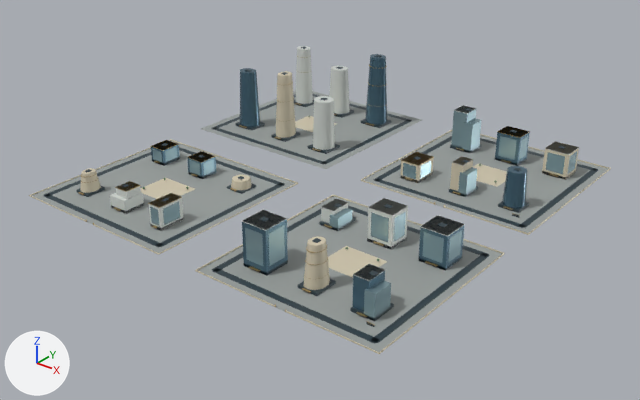
What one commit did to the glTF model web/public/assets/3d/ampliworld/GC-CITY-2030/GC-TILE-04-13.glb.
One viewpoint serves both versions: a 50 mm lens placed at (-5088.0, 832.0, 681.0), pointed at (-5986.0, 1955.0, -15.0). Arrows for +X, +Y and +Z are at lower left; the lights stay in place. The older version comes first. Where no turn or scale is listed for an object, it has been applied to the vertices. Vertices at exactly the same position are counted once.

Objects in the first picture: 'GC-TILE-04-13-blue', 'GC-TILE-04-13-dark', 'GC-TILE-04-13-glass', 'GC-TILE-04-13-gold', 'GC-TILE-04-13-ivory', 'GC-TILE-04-13-paving', 'GC-TILE-04-13-white'.
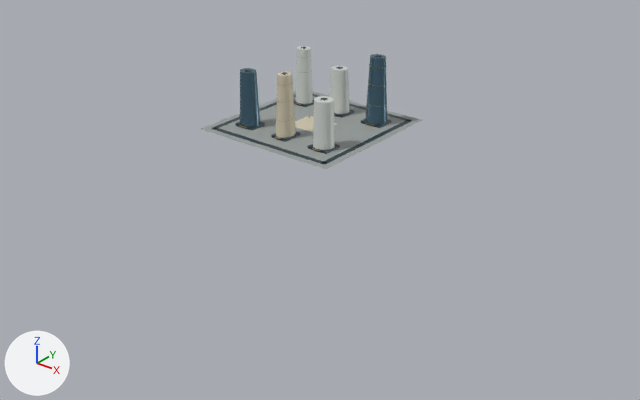
Location of each change, (x1, y1, x2, y2) in pixels of the pictures (640 x 400 px):
'GC-TILE-04-13-paving', reshaped (62% narrower, 70% shorter)
    before: (31, 91, 608, 352)
    after: (201, 91, 422, 169)
'GC-TILE-04-13-dark', reshaped (64% narrower, 60% shorter)
    before: (44, 47, 599, 344)
    after: (212, 47, 412, 164)
'GC-TILE-04-13-ivory', reshaped (89% narrower, 76% shorter)
    before: (29, 71, 611, 354)
    after: (276, 71, 337, 138)
'GC-TILE-04-13-glass', deleted
    before: (150, 105, 577, 322)
'GC-TILE-04-13-blue', reshaped (61% narrower, 71% shorter)
    before: (151, 54, 530, 311)
    after: (240, 54, 387, 127)
'GC-TILE-04-13-white', reshaped (88% narrower, 56% shorter)
    before: (110, 46, 578, 281)
    after: (295, 46, 350, 150)
'GC-TILE-04-13-gold', reshaped (69% narrower, 64% shorter)
    before: (78, 56, 558, 325)
    after: (239, 56, 387, 151)
part 1 of me_mesh_0, deleted
    before: (363, 131, 608, 233)
part 2 of me_mesh_0, deleted
    before: (31, 141, 296, 253)
part 3 of me_mesh_0, deleted
    before: (198, 196, 502, 352)
part 4 of me_mesh_1, deleted
    before: (44, 108, 599, 344)
part 5 of me_mesh_2, deleted
    before: (29, 130, 611, 354)
part 6 of me_mesh_5, deleted
    before: (110, 105, 578, 281)
part 7 of me_mesh_6, deleted
    before: (78, 126, 558, 325)
part 8 of me_mesh_7, deleted
    before: (151, 126, 530, 311)

The change, as a diff of the scene's bpy script:
```diff
--- a/web/public/assets/3d/ampliworld/GC-CITY-2030/GC-TILE-04-13.glb.py
+++ b/web/public/assets/3d/ampliworld/GC-CITY-2030/GC-TILE-04-13.glb.py
@@ me_mesh_0 @@
 # used by ob_gc_tile_04_13_paving; location = (0.0, 0.0, 0.0)
-me_mesh_0.from_pydata(...)  # 32 vertices, 48 faces; spans x -6379.0..-5621.0, y 1621.0..2379.0, z 0.0
+me_mesh_0.from_pydata(...)  # 8 vertices, 12 faces; spans x -6379.0..-6041.0, y 2041.0..2379.0, z 0.0
+# me_mesh_0 part 1: the loose piece of 8 vertices spanning x -5959.0..-5621.0, y 2041.0..2379.0, z 0.0 is deleted
+# me_mesh_0 part 2: the loose piece of 8 vertices spanning x -6379.0..-6041.0, y 1621.0..1959.0, z 0.0 is deleted
+# me_mesh_0 part 3: the loose piece of 8 vertices spanning x -5959.0..-5621.0, y 1621.0..1959.0, z 0.0 is deleted
 me_mesh_0.materials.append(mat_paving)
@@ me_mesh_1 @@
 # used by ob_gc_tile_04_13_dark; location = (0.0, 0.0, 0.0)
-me_mesh_1.from_pydata(...)  # 528 vertices, 792 faces; spans x -6364.0..-5636.0, y 1636.0..2364.0, z 0.0..148.0
+me_mesh_1.from_pydata(...)  # 128 vertices, 192 faces; spans x -6364.0..-6056.0, y 2056.0..2364.0, z 0.0..148.0
+# me_mesh_1 part 4: 50 loose pieces with 400 vertices, spanning x -6364.0..-5636.0, y 1636.0..2364.0, z 0.0..80.0, are deleted
 me_mesh_1.materials.append(mat_dark)
@@ me_mesh_2 @@
 # used by ob_gc_tile_04_13_ivory; location = (0.0, 0.0, 0.0)
-me_mesh_2.from_pydata(...)  # 264 vertices, 424 faces; spans x -6380.0..-5620.0, y 1620.0..2380.0, z 0.0..134.0
+me_mesh_2.from_pydata(...)  # 30 vertices, 52 faces; spans x -6250.0..-6170.0, y 2099.0..2246.0, z 0.0..134.0
+# me_mesh_2 part 5: 24 loose pieces with 234 vertices, spanning x -6380.0..-5620.0, y 1620.0..2380.0, z 0.0..75.0, are deleted
 me_mesh_2.materials.append(mat_ivory)
@@ me_mesh_5 @@
 # used by ob_gc_tile_04_13_white; location = (0.0, 0.0, 0.0)
-me_mesh_5.from_pydata(...)  # 170 vertices, 276 faces; spans x -6330.0..-5665.0, y 1677.0..2325.0, z 0.0..129.0
+me_mesh_5.from_pydata(...)  # 66 vertices, 120 faces; spans x -6330.0..-6088.0, y 2100.0..2323.0, z 5.0..129.0
+# me_mesh_5 part 6: 13 loose pieces with 104 vertices, spanning x -6228.0..-5665.0, y 1677.0..2325.0, z 0.0..79.0, are deleted
 me_mesh_5.materials.append(mat_white)
@@ me_mesh_6 @@
 # used by ob_gc_tile_04_13_gold; location = (0.0, 0.0, 0.0)
-me_mesh_6.from_pydata(...)  # 1108 vertices, 1872 faces; spans x -6331.0..-5661.0, y 1620.0..2322.0, z 0.0..127.0
+me_mesh_6.from_pydata(...)  # 444 vertices, 792 faces; spans x -6331.0..-6088.0, y 2095.0..2322.0, z 4.0..127.0
+# me_mesh_6 part 7: 62 loose pieces with 664 vertices, spanning x -6327.0..-5661.0, y 1620.0..2322.0, z 0.0..65.0, are deleted
 me_mesh_6.materials.append(mat_gold)
@@ me_mesh_7 @@
 # used by ob_gc_tile_04_13_blue; location = (0.0, 0.0, 0.0)
-me_mesh_7.from_pydata(...)  # 114 vertices, 192 faces; spans x -6333.0..-5666.0, y 1678.0..2324.0, z 0.0..147.0
+me_mesh_7.from_pydata(...)  # 44 vertices, 80 faces; spans x -6333.0..-6086.0, y 2102.0..2324.0, z 5.0..147.0
+# me_mesh_7 part 8: 7 loose pieces with 70 vertices, spanning x -6327.0..-5666.0, y 1678.0..2322.0, z 0.0..77.0, are deleted
 me_mesh_7.materials.append(mat_blue)
@@ ob_gc_tile_04_13_glass @@
-ob_gc_tile_04_13_glass = bpy.data.objects.new('GC-TILE-04-13-glass', me_mesh_8)
-ob_gc_tile_04_13_glass.location = (0.0, 0.0, 0.0)
```
